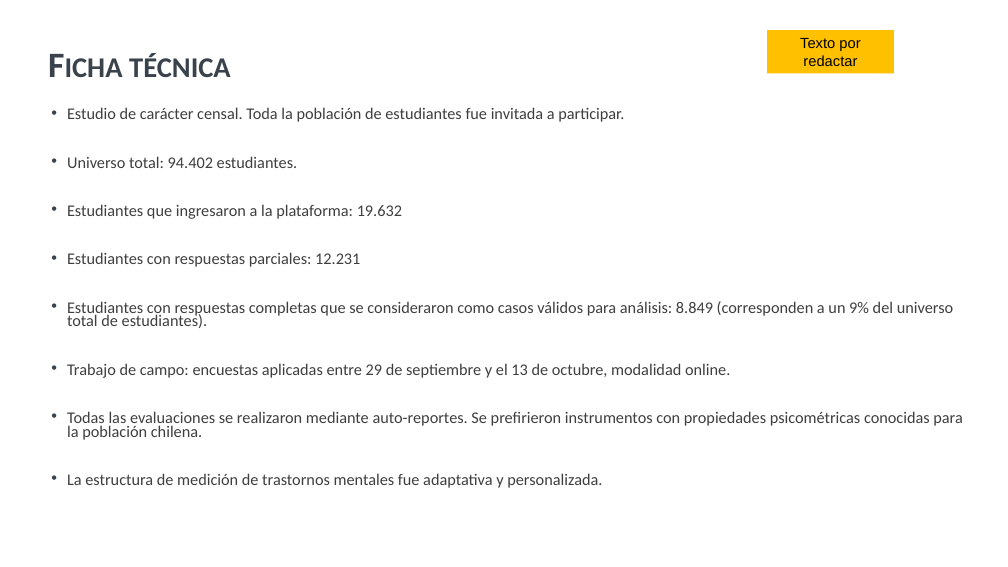
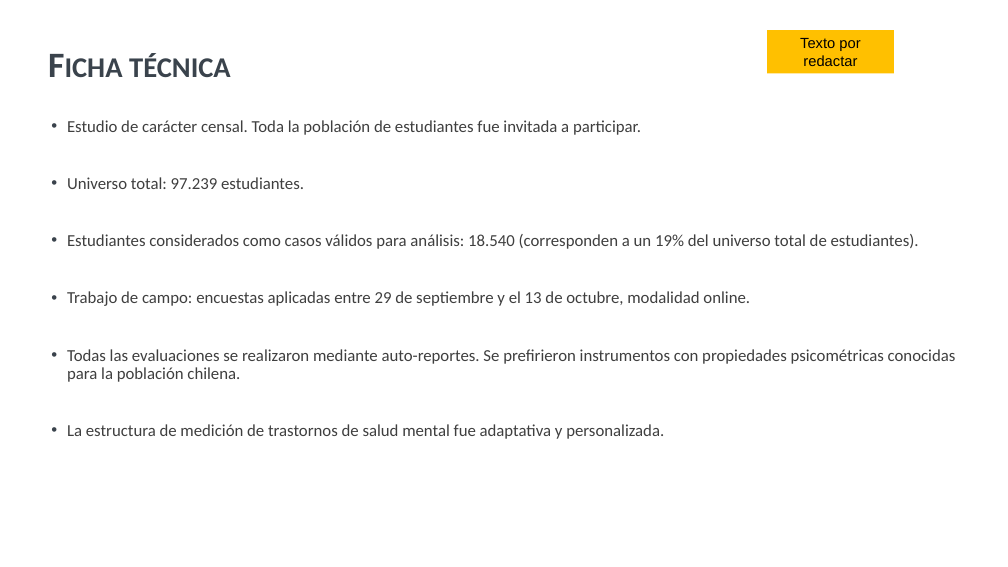
Before and after one commit to SebaValenzuela/RBDUOC2025, a slide deck: slide 5 of reports/templates/template-prueba.pptx. Drawn at 1008x567 pixels with LibreOffice and Linux fonts; fonts in the diff are those of the drawing; background and template pictures are left out. Boxes give left, top, right and bottom in pixels: in the first picture for what was removed or moved away, otherwise in the second. Text is boxed around its words. In the diff, an @@ line names an element or a change of style, - is before the commit and + after.

Commit message:
reporte global almost done

```diff
--- a/reports/templates/template-prueba.pptx
+++ b/reports/templates/template-prueba.pptx
@@ text "Estudio de carácter censal. Toda ...": place and size @@
-text "Estudio de carácter censal. Toda ..." at (67, 107, 962, 488)
+text "Estudio de carácter censal. Toda ..." at (67, 120, 956, 439)
@@ text at (67, 120, 956, 382): size 15.5 to 16 pt in "Estudio de carácter censal. Toda la población ...", "Trabajo de campo: encuestas aplicadas entre 29 ...", "Todas las evaluaciones se realizaron mediante auto-reportes. ..."; line spacing 0.7 to 0.9 @@
@@ text at (67, 177, 919, 249): text changed; size 15.5 to 16 pt @@
-• Universo total: 94.402 estudiantes.
-• Estudiantes que ingresaron a la plataforma: 19.632
-• Estudiantes con respuestas parciales: 12.231
-• Estudiantes con respuestas completas que se consideraron como casos válidos para análisis: 8.849 (corresponden a un 9% del universo total de estudiantes).
+• Universo total: 97.239 estudiantes.
+• Estudiantes considerados como casos válidos para análisis: 18.540 (corresponden a un 19% del universo total de estudiantes).
@@ text at (67, 424, 664, 439): text changed; size 15.5 to 16 pt @@
-• La estructura de medición de trastornos mentales fue adaptativa y personalizada.
+• La estructura de medición de trastornos de salud mental fue adaptativa y personalizada.
```
Also in this commit, not shown: 16 other slides changed, 13 other files.
